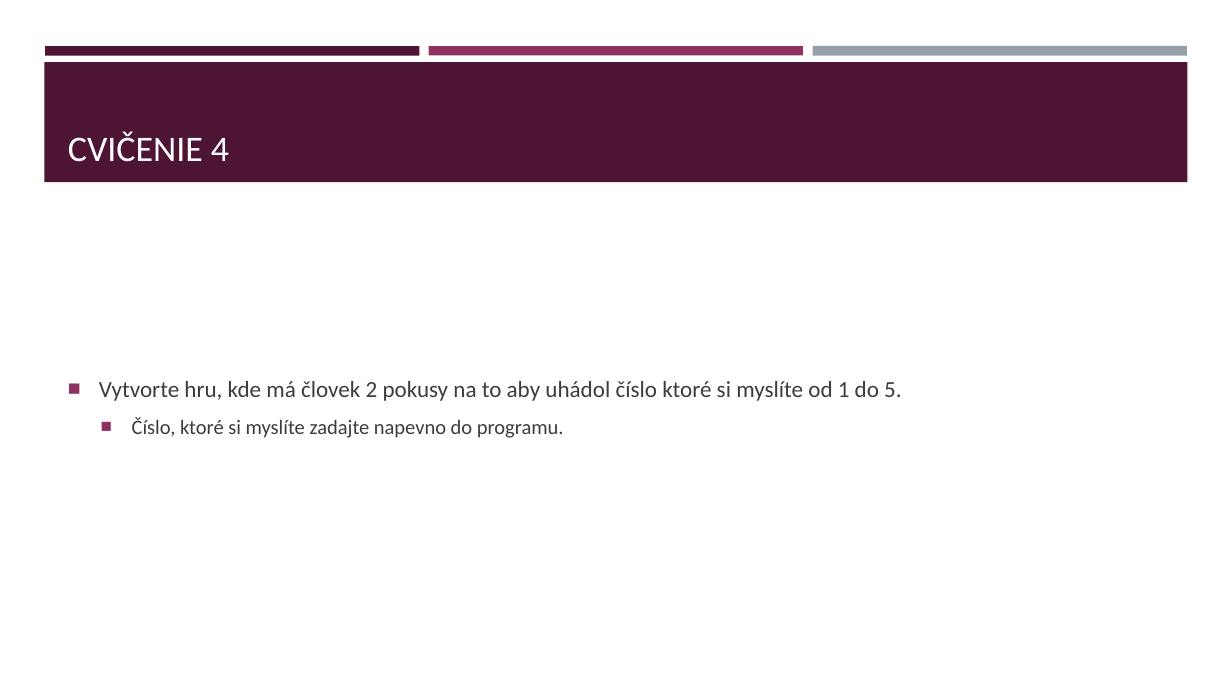
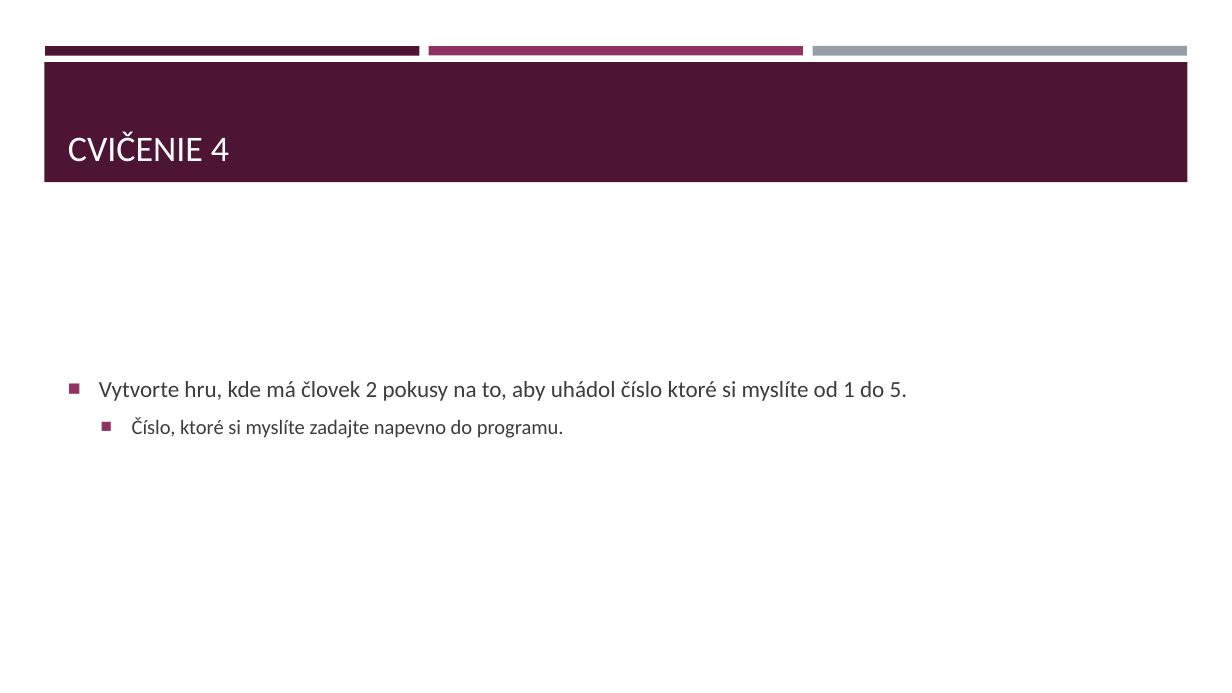
Before and after one commit to gasparv/java-class-basics, a slide deck: slide 82 of JavaZaklady-skolenie.pptx (slide 80 before the commit). Drawn at 1232x693 pixels with LibreOffice and Linux fonts; fonts in the diff are those of the drawing. Boxes give left, top, right and bottom in pixels: in the first picture for what was removed or moved away, otherwise in the second. Text is boxed around its words. In the diff, an @@ line names an element or a change of style, - is before the commit and + after.

```diff
--- a/JavaZaklady-skolenie.pptx
+++ b/JavaZaklady-skolenie.pptx
@@ text at [99, 381, 908, 401]: text changed @@
-■ Vytvorte hru, kde má človek 2 pokusy na to aby uhádol číslo ktoré si myslíte od 1 do 5.
+■ Vytvorte hru, kde má človek 2 pokusy na to, aby uhádol číslo ktoré si myslíte od 1 do 5.
```
Also in this commit, not shown: 7 other slides changed, 11 slides added.
